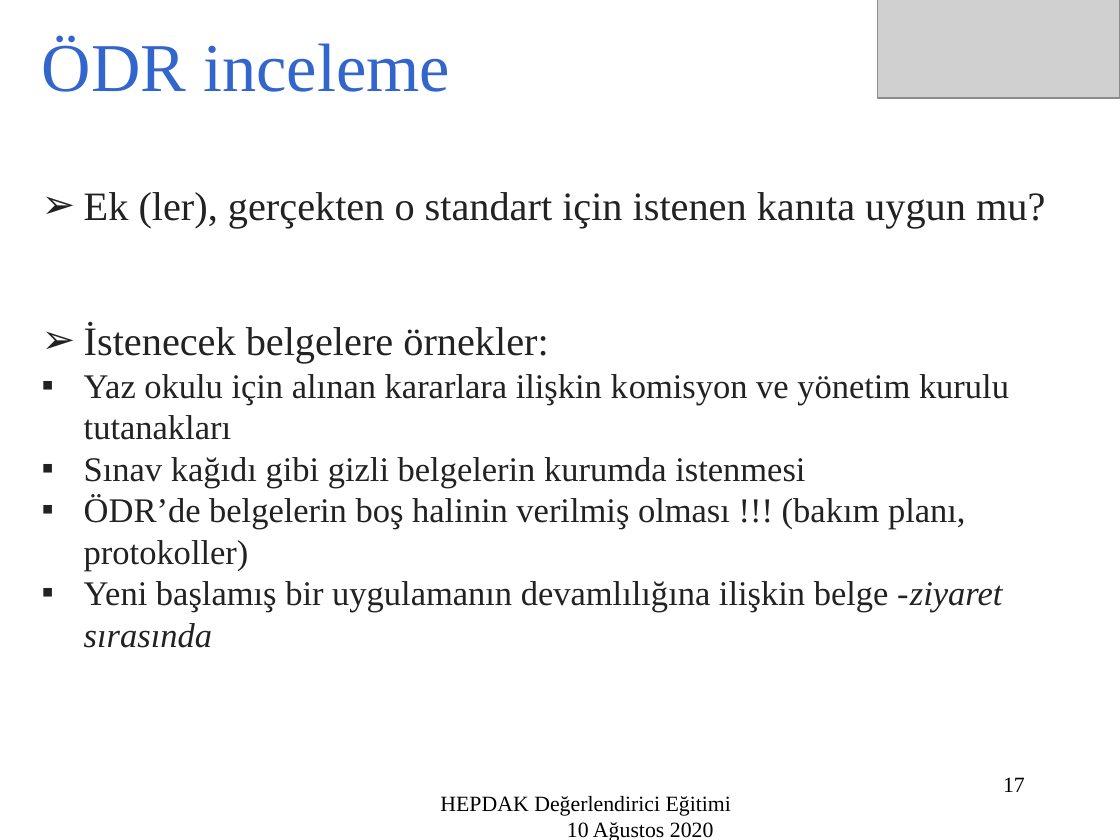
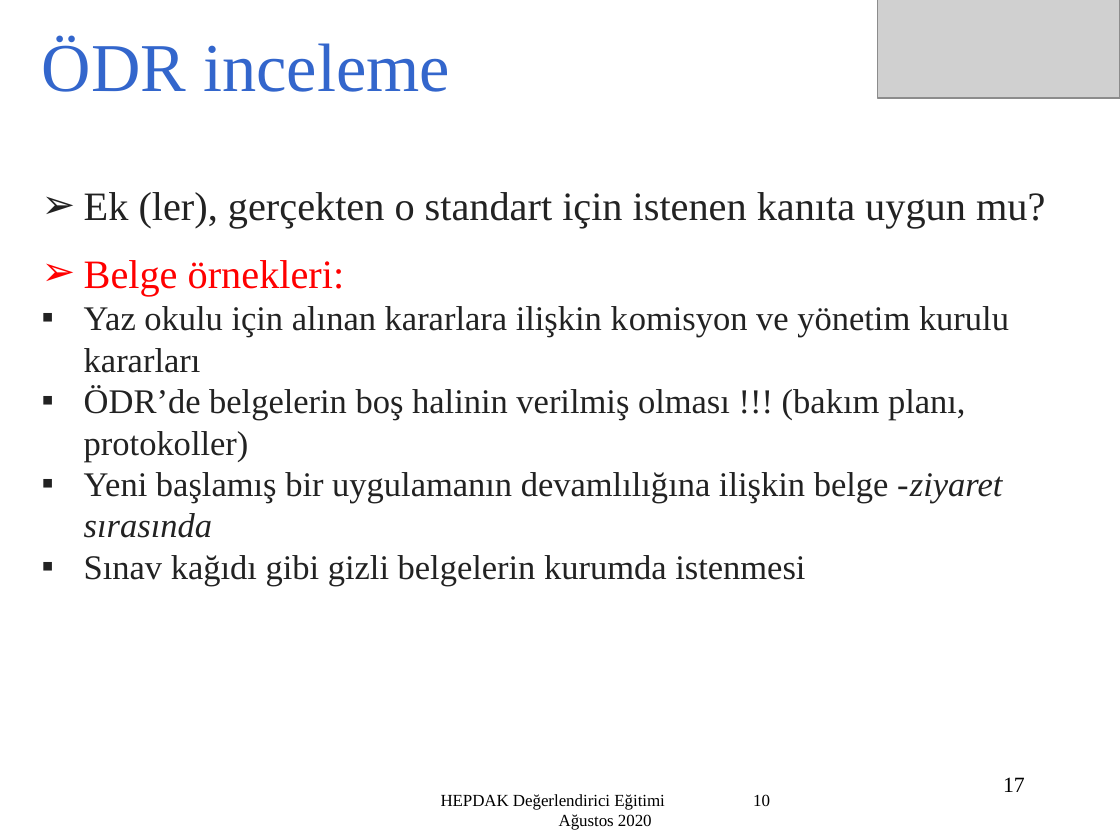
Before and after one commit to sametgolgeci/Hepdak-nextjs, a slide deck: slide 17 of public/doc/degerlendirici_egitim_5/5.ziyaret_oncesi_planlama.ppt. Drawn at 1120x840 pixels with LibreOffice and Linux fonts; fonts in the diff are those of the drawing; grey boxes stand for pictures. Boxes give left, top, right and bottom in pixels: in the first picture for what was removed or moved away, otherwise in the second. Text is boxed around its words. In the diff, an @@ line names an element or a change of style, - is before the commit and + after.

```diff
--- a/public/doc/degerlendirici_egitim_5/5.ziyaret_oncesi_planlama.ppt
+++ b/public/doc/degerlendirici_egitim_5/5.ziyaret_oncesi_planlama.ppt
@@ text at bbox=[84, 260, 1009, 373]: text changed @@
-➢ İstenecek belgelere örnekler:
-▪ Yaz okulu için alınan kararlara ilişkin komisyon ve yönetim kurulu tutanakları
-▪ Sınav kağıdı gibi gizli belgelerin kurumda istenmesi
+➢ Belge örnekleri:
+▪ Yaz okulu için alınan kararlara ilişkin komisyon ve yönetim kurulu kararları
@@ text at bbox=[84, 555, 805, 586]: paragraph added @@
+▪ Sınav kağıdı gibi gizli belgelerin kurumda istenmesi
@@ text "HEPDAK Değerlendirici Eğitimi 10 Ağustos ..." at bbox=[441, 794, 665, 830]: size 14 to 10.8 pt @@
```
Also in this commit, not shown: 36 other slides changed, 1 slide removed, 1 other file.
